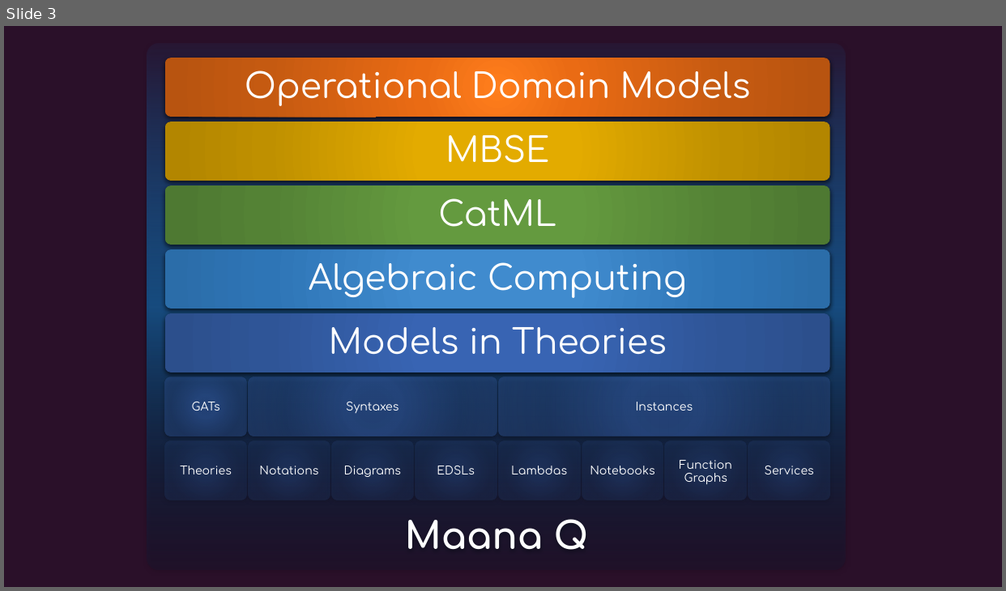
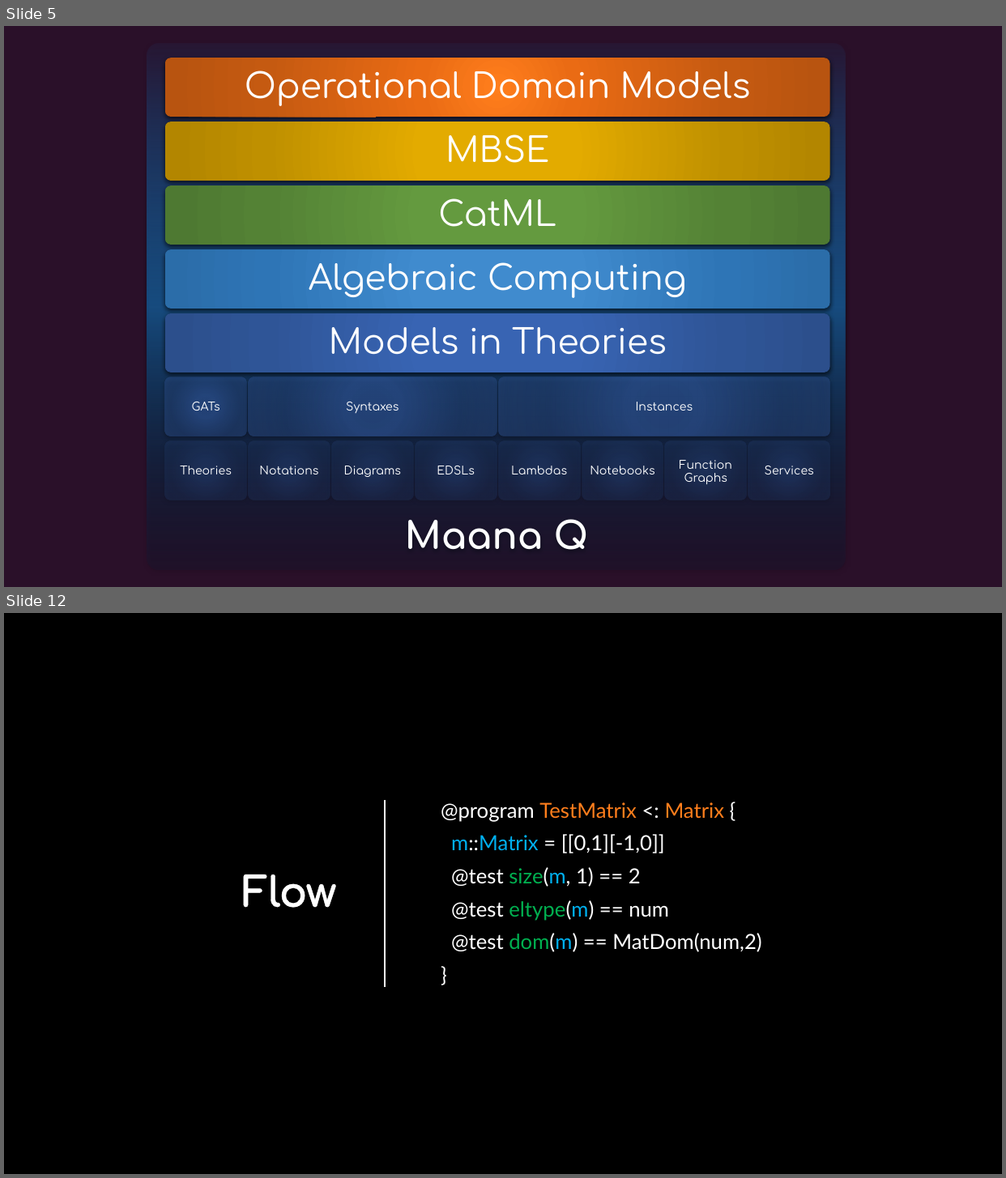
Before and after one commit to maana-io/cat-ml, a slide deck: presentations/gats-intro.pptx. Shown one above the other, each under a label of ours: slide 3 before the commit, slides 5 and 12 after it; the slides between them are not shown. The pictures are 1006x591 and 1006x1178 pixels, drawn with LibreOffice and Linux fonts; fonts in the diff are those of the drawing; background and template pictures are left out. Boxes give left, top, right and bottom in pixels: in the first picture for what was removed or moved away, otherwise in the second. Text is boxed around its words. In the diff, an @@ line names an element or a change of style, - is before the commit and + after.

```diff
--- a/presentations/gats-intro.pptx
+++ b/presentations/gats-intro.pptx
@@ slide 12 added at [4, 613, 1002, 1174], background picture (left out) @@
@@ line added from (385, 800) to (385, 987), #FFFFFF 1.25 pt @@
@@ text added at [441, 803, 761, 952], 20 pt, text #FFFFFF @@
+@program TestMatrix <: Matrix {
+m::Matrix = [[0,1][-1,0]]
+@test size(m, 1) == 2
+@test eltype(m) == num
+@test dom(m) == MatDom(num,2)
+}
@@ title added at [242, 875, 336, 908], 40 pt, text #FFFFFF, bold @@
+Flow
@@ what was slide 3 is now slide 5 @@
```
Also in this commit, not shown: 10 other slides added, 1 slide removed, 1 other file.
